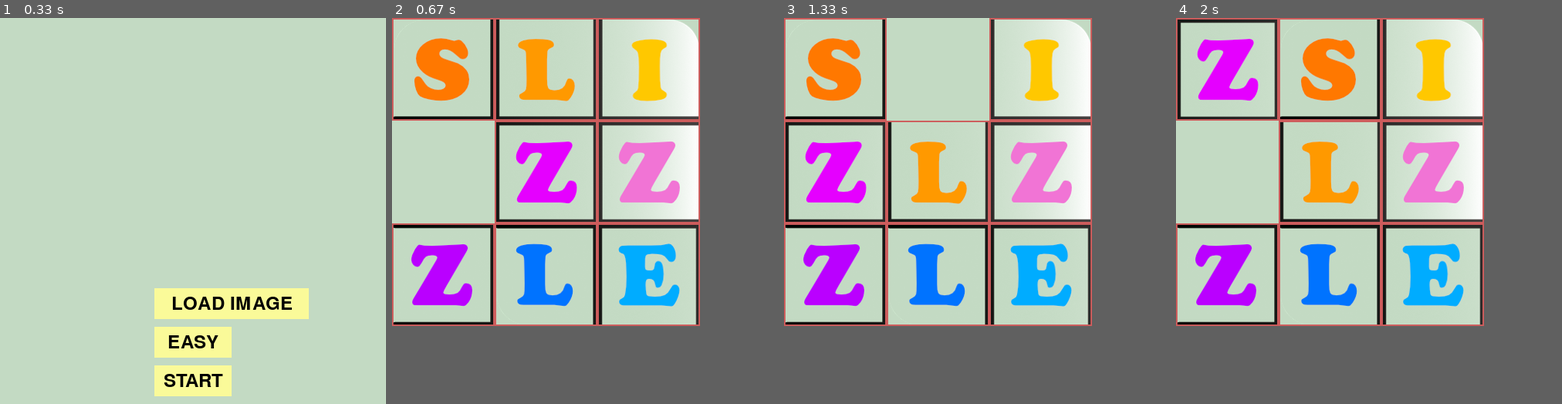
Above: before the commit, frames 1-4 (left to right).
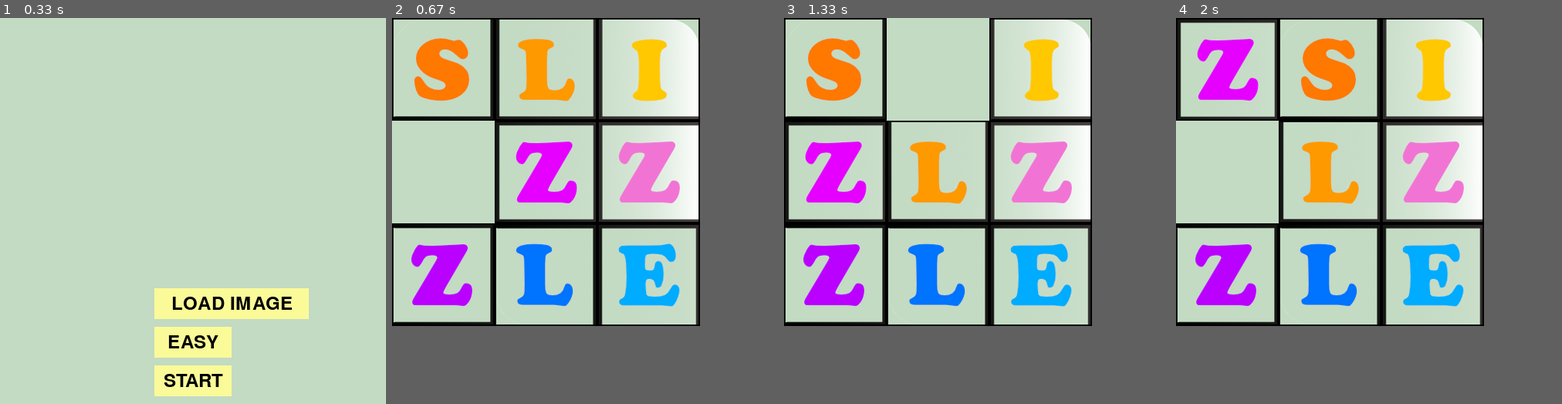
Above: after the commit, the same moments.

Repository: gitfoehn/slizzzle
Game: pygame game, started from main.py
Two runs of this game, one before a commit and one after it. Both use one fixed random seed, a clock stepped at 60 frames per second and the inputs below.
Inputs (mouse positions are in pixels of both pictures, inside the frame that each line leads up to):
- Up to frame 1 (0.33 s): no input
- Up to frame 2 (0.67 s): click "START" at 0.38 s
- Up to frame 3 (1.33 s): click (938, 191) at 0.72 s; click (984, 64) at 1.05 s
- Up to frame 4 (2 s): click (1249, 56) at 1.38 s; click (1218, 164) at 1.75 s

Frame 1 is identical in both runs. In frame 2, 3.4% of the frame differs, in the area x 0-80%, y 0-80%; in frame 3, 3.4%; in frame 4, 3.4%.

Commit message:
Added feature created own method to create Border

Diff:
--- a/constants.py
+++ b/constants.py
@@ -28,6 +28,7 @@
 MAX_WIDTH = WINDOW_WIDTH
 MAX_HEIGHT = WINDOW_HEIGHT
 
+BOARDER_SIZE = 2
 
 # Colors
 class Colors:
--- a/slizzle/slizzle_controller.py
+++ b/slizzle/slizzle_controller.py
@@ -5,11 +5,16 @@
 from PIL import Image, ImageOps
 
 import constants
-from constants import SCALE_FACTOR, MAX_WIDTH, MAX_HEIGHT
+from constants import SCALE_FACTOR, MAX_WIDTH, MAX_HEIGHT, Colors
 from pil_to_pygame_image import convert_to_pygame_surface
 from slizzle.model.slizzle_model import SlizzleModel
 from slizzle.model.slizzle_tile import SlizzleTile
 from slizzle.pygame_view import View
+
+
+def add_boarder_to_tile(img):
+	tile_w, tile_h = img.size
+	return ImageOps.expand(img, border=constants.BOARDER_SIZE, fill=Colors.BLACK).resize((tile_w, tile_h))
 
 
 class SlizzleController:
@@ -59,11 +64,13 @@
 				# TODO Crop to optimal size
 				pil_img = self.image.crop(
 					(w * tile_width, h * tile_height, (w + 1) * tile_width, (h + 1) * tile_height))
-				tile_w, tile_h = pil_img.size
-				pil_img_bord = ImageOps.expand(pil_img, border=2, fill='#CD5C5C').resize((tile_w,tile_h))
+
+				# Creates bordered Version
+				pil_img_bord = add_boarder_to_tile(pil_img)
+				bord_img = convert_to_pygame_surface(pil_img_bord)
 
 				img = convert_to_pygame_surface(pil_img)
-				bord_img = convert_to_pygame_surface(pil_img_bord)
+
 				tile = SlizzleTile(bord_img, img, (w, h))
 				tiles.append(tile)
 
@@ -125,7 +132,8 @@
 	def get_puzzle_coord_from_pos(self, pos: (int, int)) -> (int, int):
 		puzzle_view_size = self.image.size
 		# tile.w = view.w / puzzle_res.w
-		tile_size = tuple((puzzle_view_size[0] / self.puzzle_resolution[0], puzzle_view_size[1] / self.puzzle_resolution[1]))
+		tile_size = tuple(
+			(puzzle_view_size[0] / self.puzzle_resolution[0], puzzle_view_size[1] / self.puzzle_resolution[1]))
 		# pos.x % tile.w
 		x = int(pos[0] // tile_size[0])
 		y = int(pos[1] // tile_size[1])
